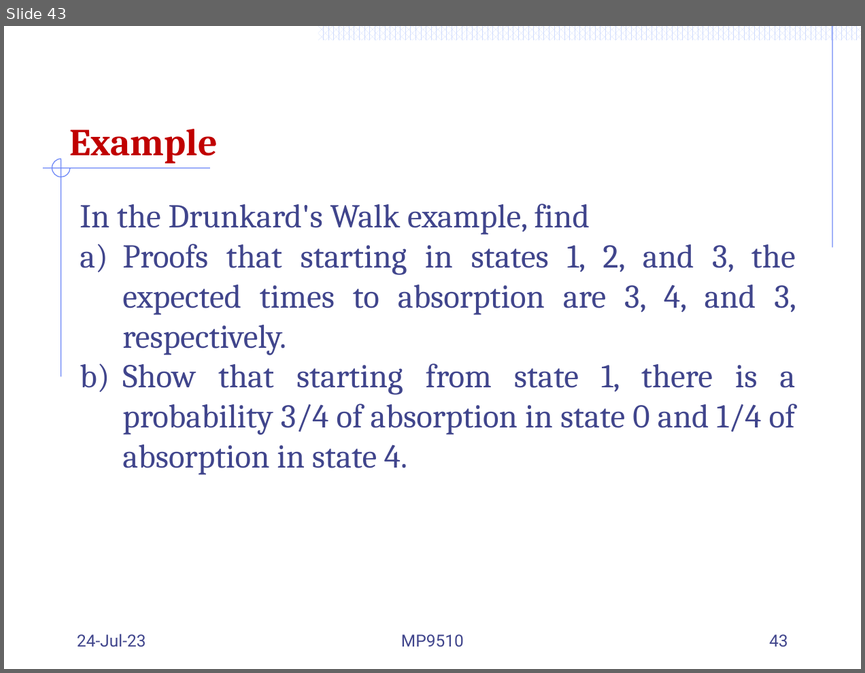
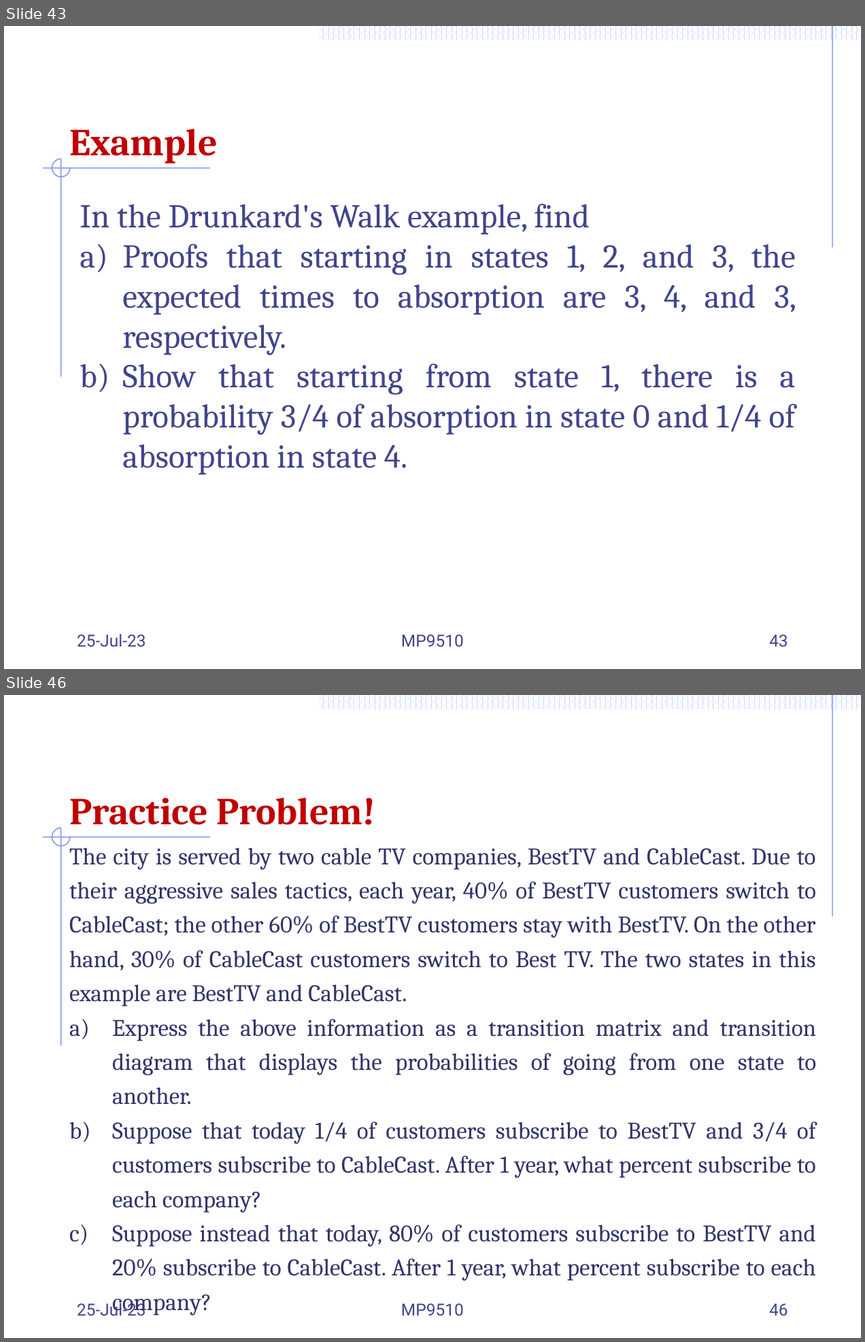
Before and after one commit to Mayooran1987/MC9510, a slide deck: Lect_3_Markov process.pptx. Shown one above the other, each under a label of ours: slide 43 before the commit, slides 43 and 46 after it; the slides between them are not shown. The pictures are 865x673 and 865x1342 pixels, drawn with LibreOffice and Linux fonts; fonts in the diff are those of the drawing. Boxes give left, top, right and bottom in pixels: in the first picture for what was removed or moved away, otherwise in the second. Text is boxed around its words. In the diff, an @@ line names an element or a change of style, - is before the commit and + after.

```diff
--- a/Lect_3_Markov process.pptx
+++ b/Lect_3_Markov process.pptx
@@ slide 46 added at [4,695,861,1338], background #FFFFFF; not listed: 56 template elements that a slide beside it also shows @@
@@ text added at [69,798,375,825], 32 pt, text #C00000, bold @@
+Practice Problem!
@@ text added at [69,847,817,1280], 20 pt, text #303469 @@
+The city is served by two cable TV companies, BestTV and CableCast. Due to their aggressive sales tactics, each year, 40% of BestTV customers switch to CableCast; the other 60% of BestTV customers stay with BestTV. On the other hand, 30% of CableCast customers switch to Best TV. The two states in this example are BestTV and CableCast.
+a) Express the above information as a transition matrix and transition diagram that displays the probabilities of going from one state to another.
+b) Suppose that today 1/4 of customers subscribe to BestTV and 3/4 of customers subscribe to CableCast. After 1 year, what percent subscribe to each company?
+c) Suppose instead that today, 80% of customers subscribe to BestTV and 20% subscribe to CableCast. After 1 year, what percent subscribe to each company?
@@ text added at [77,1300,146,1316], 14 pt, text #40458C @@
+25-Jul-23
@@ text added at [401,1303,464,1316], 14 pt, text #40458C @@
+MP9510
@@ page number added at [769,1303,788,1315], 14 pt, text #40458C @@
+46
@@ slide 43 changed as well @@
@@ text at [77,633,146,647]: text changed @@
-24-Jul-23
+25-Jul-23
```
Also in this commit, not shown: 20 other slides changed, 5 other slides added.
